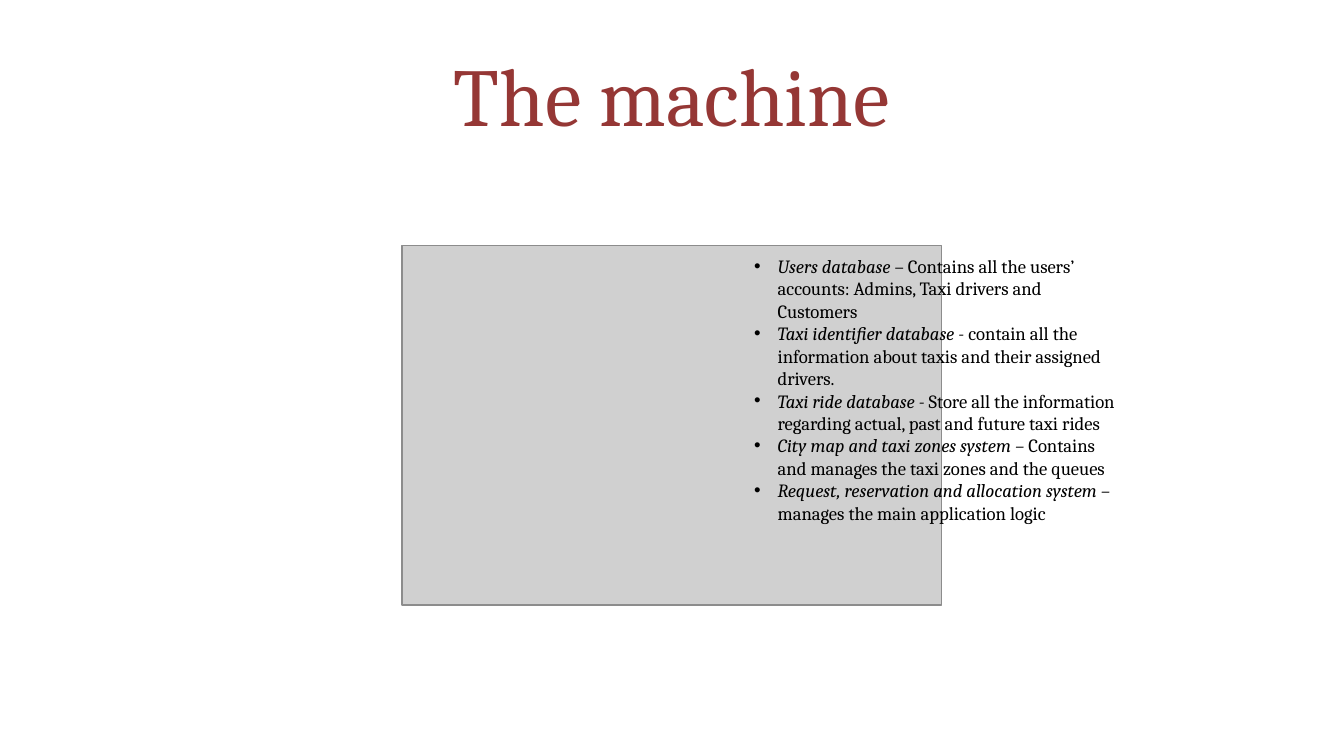
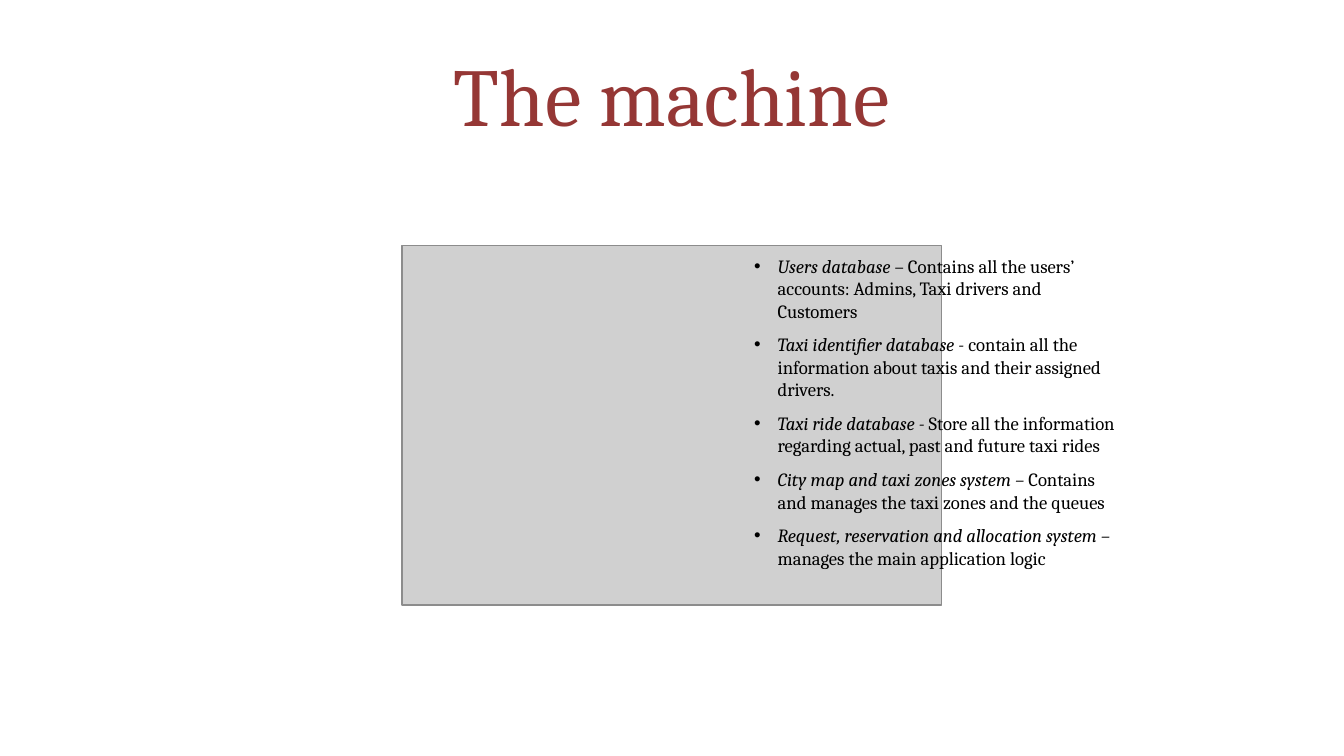
Before and after one commit to MarcoRomani/myTaxyService-SE2-PozziRomani, a slide deck: slide 15 of OtherStuff/FINAL PRESENTATION/MyTaxiService.pptx. Drawn at 1344x756 pixels with LibreOffice and Linux fonts; fonts in the diff are those of the drawing; grey boxes stand for pictures. Boxes give left, top, right and bottom in pixels: in the first picture for what was removed or moved away, otherwise in the second. Text is boxed around its words. In the diff, an @@ line names an element or a change of style, - is before the commit and + after.

```diff
--- a/OtherStuff/FINAL PRESENTATION/MyTaxiService.pptx
+++ b/OtherStuff/FINAL PRESENTATION/MyTaxiService.pptx
@@ text "Users database – Contains all ..." at (778, 256, 1115, 569): more space between paragraphs @@
```
Also in this commit, not shown: 11 other slides changed.
